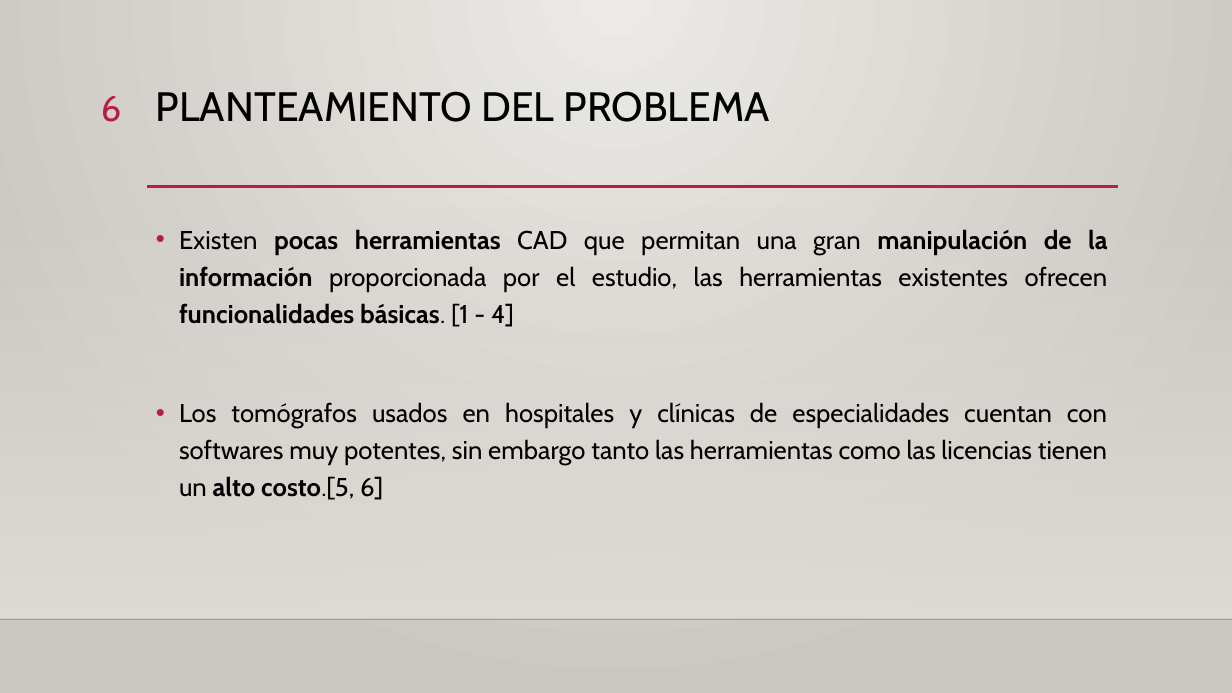
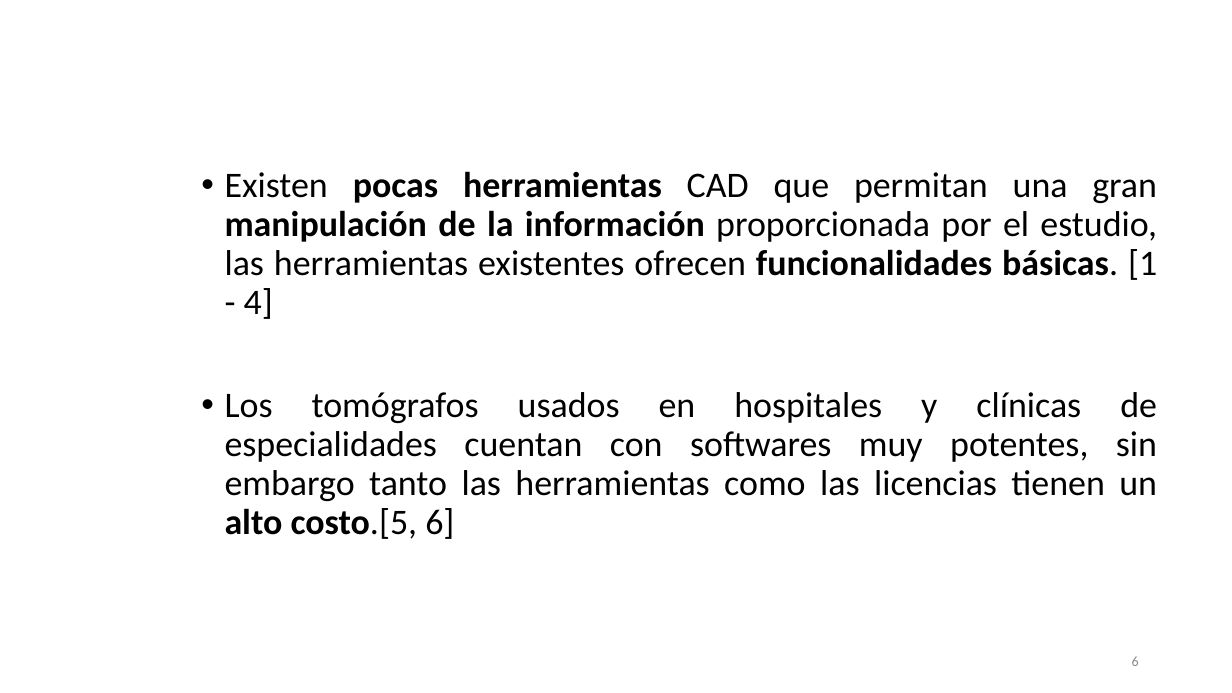
Before and after one commit to garo9521/Trabajo-Terminal, a slide deck: slide 6 of Documento/Final_Presentacion.pptx. Drawn at 1232x693 pixels with LibreOffice and Linux fonts; fonts in the diff are those of the drawing; background and template pictures are left out. Boxes give left, top, right and bottom in pixels: in the first picture for what was removed or moved away, otherwise in the second. Text is boxed around its words. In the diff, an @@ line names an element or a change of style, - is before the commit and + after.

```diff
--- a/Documento/Final_Presentacion.pptx
+++ b/Documento/Final_Presentacion.pptx
@@ background gradient #ECEAE7 to #CAC7C1 to picture (left out) @@
@@ title "Planteamiento del problema" at <box>108,0,956,134</box>: vertical alignment top to middle @@
@@ title at <box>156,91,770,122</box>: text changed; size 32 to 44 pt; font Cabin to Calibri; text colour #000000 to #FFFFFF; bold on @@
-PLANTEAMIENTO DEL PROBLEMA
+Planteamiento del problema
@@ text "Existen pocas herramientas CAD que ...": place and size @@
-text "Existen pocas herramientas CAD que ..." at <box>179,229,1108,500</box>
+text "Existen pocas herramientas CAD que ..." at <box>225,171,1157,539</box>
@@ text "Existen pocas herramientas CAD que ..." at <box>225,171,1157,539</box>: size 20 to 28 pt, font Cabin to Calibri; line spacing 1.2 to 0.9 @@
@@ rectangle removed at <box>0,204,1232,619</box> @@
@@ line removed from (147, 187) to (1118, 187) @@
@@ line removed from (0, 619) to (1232, 619) @@
@@ page number: place and size @@
-page number at <box>101,96,121,122</box>
+page number at <box>1132,656,1139,666</box>
@@ page number at <box>1132,656,1139,666</box>: size 28 to 11 pt, font Cabin to Calibri, text colour #B71E42 to #8C8C8C; vertical alignment top to middle @@
```
Also in this commit, not shown: 26 other slides changed, 1 slide added, 1 slide removed.
